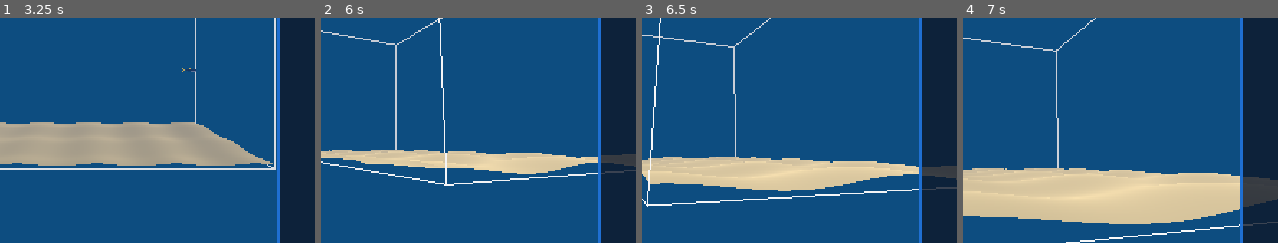
Above: before the commit, frames 1-4 (left to right).
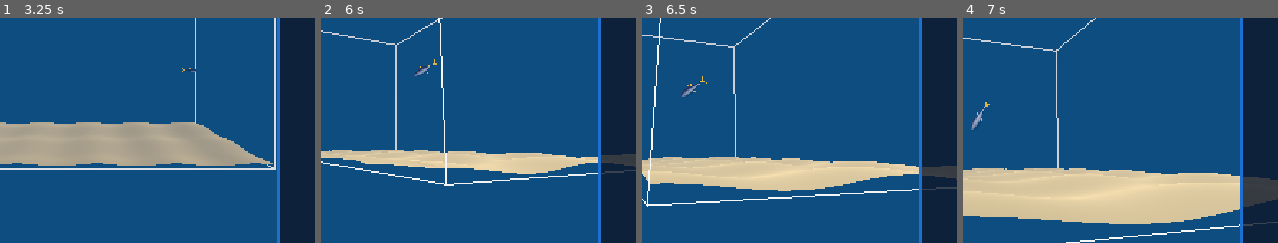
Above: after the commit, the same moments.

Repository: Lou-Simon/thon-sur-ton
Game: Godot game, scene res://aquarium/aquarium.tscn
Same seed, same stepped clock (60 frames per second), same inputs: the game is played once before the commit and once after it.
Inputs (mouse positions are % of the whole screen's width and height, from its top left):
- Up to frame 1 (3.25 s): move the mouse to (64, 45) at 0.52 s; tap W (camera_avancer) at 0.6 s; tap Enter at 1.25 s; move the mouse to (11, 55) at 1.27 s; tap D (camera_droite) at 1.35 s; tap Space (camera_monter) at 2, 2.85 s; move the mouse to (49, 28) at 2.02 s; tap A (camera_gauche) at 2.1 s; move the mouse to (30, 70) at 2.77 s
- Up to frame 2 (6 s): tap Enter at 3.5 s; move the mouse to (75, 65) at 3.52 s; hold Home (camera_recentrer) 3.53-4.28 s; tap Space (camera_monter) at 4.25 s; move the mouse to (outside the picture) at 4.27 s; tap S (camera_reculer) at 4.35 s; move the mouse to (43, 50) at 5.02 s; press the mouse at (43, 50) at 5.03 s; move the mouse to (17, 25) at 5.77 s; release the mouse at (17, 25) at 5.78 s; tap Mouse wheel down (camera_zoom_arriere) at 5.85 s
- Up to frame 3 (6.5 s): no input
- Up to frame 4 (7 s): move the mouse to (64, 45) at 6.52 s; hold Mouse wheel up (camera_zoom_avant) from 6.53 s (still down)
The pictures show only the part of the screen within x 24-74%, y 41-91%; the shares and areas given below are measured in that part.

Frame 1 is identical in both runs. In frame 2, 0.1% of the frame differs, in the area x 29-37%, y 18-26%; in frame 3, 0.2%; in frame 4, 0.2%, in the area x 2-9%, y 37-50%.

Commit message:
feat: le thon évite les parois et le sol
Co-Authored-By: Claude Opus 5.5 <noreply@anthropic.com>

Diff:
--- a/godot/aquarium/aquarium.gd
+++ b/godot/aquarium/aquarium.gd
@@ -13,6 +13,7 @@
 @onready var _aretes: MeshInstance3D = $Aretes
 @onready var _camera: CameraAquarium = $Camera
 @onready var _sol: Sol = $Sol
+@onready var _thon: Thon = $Thon
 
 
 func _ready() -> void:
@@ -21,6 +22,8 @@
 	_sol.construire(dimensions)
 	# La caméra aussi, avec la hauteur des plus hautes dunes : elle doit rester au-dessus.
 	_camera.installer(dimensions, -dimensions.y / 2.0 + _sol.hauteur_dunes)
+	# Le thon reçoit les parois et le sol qu'il doit éviter.
+	_thon.installer(dimensions, _sol)
 
 
 # Trace les 12 aretes de la boite : 4 aretes paralleles a chacun des 3 axes.
--- a/godot/aquarium/sol.gd
+++ b/godot/aquarium/sol.gd
@@ -42,6 +42,11 @@
 	material_override = sable
 
 
+# Hauteur du sable en (x, z), dans le repère de l'aquarium : c'est ce que les thons évitent.
+func hauteur_sable(x: float, z: float) -> float:
+	return position.y + _hauteur(x, z)
+
+
 # Ajoute un carré de la grille, découpé en deux triangles.
 # Vus de dessus, les sommets tournent dans le sens des aiguilles d'une montre :
 # c'est ce sens qui indique à Godot que la face visible est celle du dessus.
--- a/godot/thon/thon.gd
+++ b/godot/thon/thon.gd
@@ -1,7 +1,7 @@
 extends Node3D
 class_name Thon
 ## Un thon qui nage : il avance à une vitesse bornée, tourné dans le sens de sa nage,
-## et change doucement de direction grâce à l'errance.
+## change doucement de direction grâce à l'errance, et évite les parois et le sol.
 ##
 ## Errance de Reynolds : une cible glisse au hasard sur une sphère placée devant le thon,
 ## et le thon est attiré vers elle. Comme la cible bouge peu d'une image à l'autre,
@@ -19,11 +19,18 @@
 @export var hasard_errance: float = 3.0
 ## Poids de l'errance dans la somme des forces.
 @export var poids_errance: float = 1.0
+## Distance à partir de laquelle une paroi ou le sol repousse le thon, en unités Godot.
+@export var portee_evitement: float = 4.0
+## Poids de l'évitement dans la somme des forces.
+@export var poids_evitement: float = 30.0
 
 # Vitesse actuelle : sa direction est le sens de nage, sa longueur la vitesse.
 var _vitesse: Vector3
 # Cible d'errance, repérée par rapport au centre de la sphère.
 var _cible_errance: Vector3
+# Demi-dimensions de l'aquarium et son sol, reçus de l'aquarium.
+var _demi: Vector3
+var _sol: Sol
 
 
 func _ready() -> void:
@@ -34,11 +41,33 @@
 
 # `_physics_process` tourne à pas fixe : le hasard de l'errance ne dépend pas des images par seconde.
 func _physics_process(delta: float) -> void:
-	var force: Vector3 = _errance(delta) * poids_errance
+	var force: Vector3 = _errance(delta) * poids_errance + _evitement() * poids_evitement
 	_vitesse = _borner(_vitesse + force * delta)
 	position += _vitesse * delta
 	# Le modèle regarde vers -Z : on l'oriente vers le point où il va.
 	look_at(global_position + _vitesse)
+
+
+# C'est l'aquarium qui appelle cette fonction : lui seul connaît ses dimensions et son sol.
+func installer(dimensions: Vector3, sol: Sol) -> void:
+	_demi = dimensions / 2.0
+	_sol = sol
+
+
+# Force d'évitement : chaque paroi proche pousse le thon vers l'intérieur, le sol le pousse vers le haut.
+# Sur chaque axe, la paroi du côté négatif pousse vers +, celle du côté positif vers -.
+# `position` est dans le repère de l'aquarium, centré sur son milieu.
+func _evitement() -> Vector3:
+	var sable: float = _sol.hauteur_sable(position.x, position.z)
+	return Vector3(
+		_poussee(position.x + _demi.x) - _poussee(_demi.x - position.x),
+		_poussee(position.y - sable) - _poussee(_demi.y - position.y),
+		_poussee(position.z + _demi.z) - _poussee(_demi.z - position.z))
+
+
+# Rampe linéaire : 0 à la portée ou plus loin, 1 contre la paroi, plus de 1 si le thon l'a dépassée.
+func _poussee(distance: float) -> float:
+	return maxf(0.0, 1.0 - distance / portee_evitement)
 
 
 # Force d'errance : du thon vers la cible, qui glisse au hasard sur la sphère placée devant lui.
